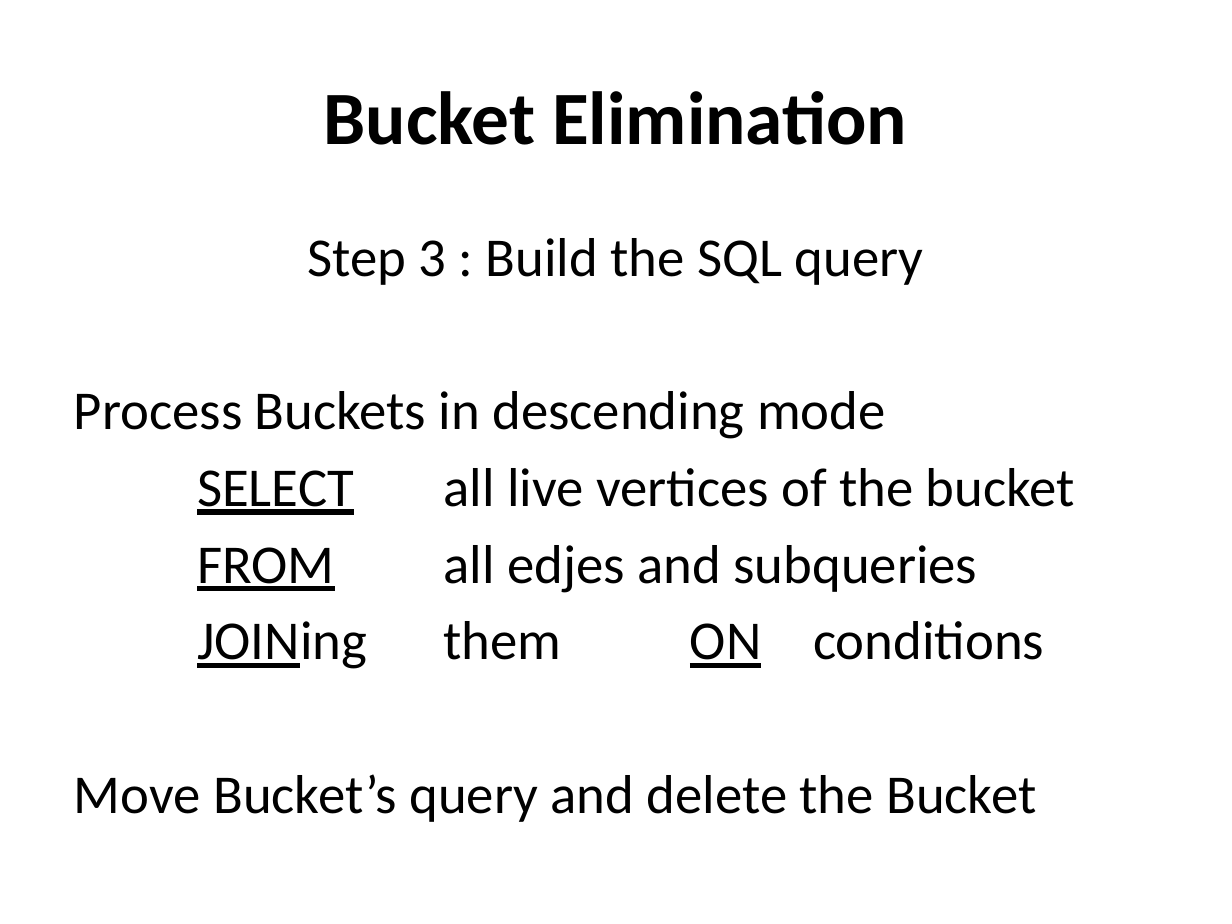
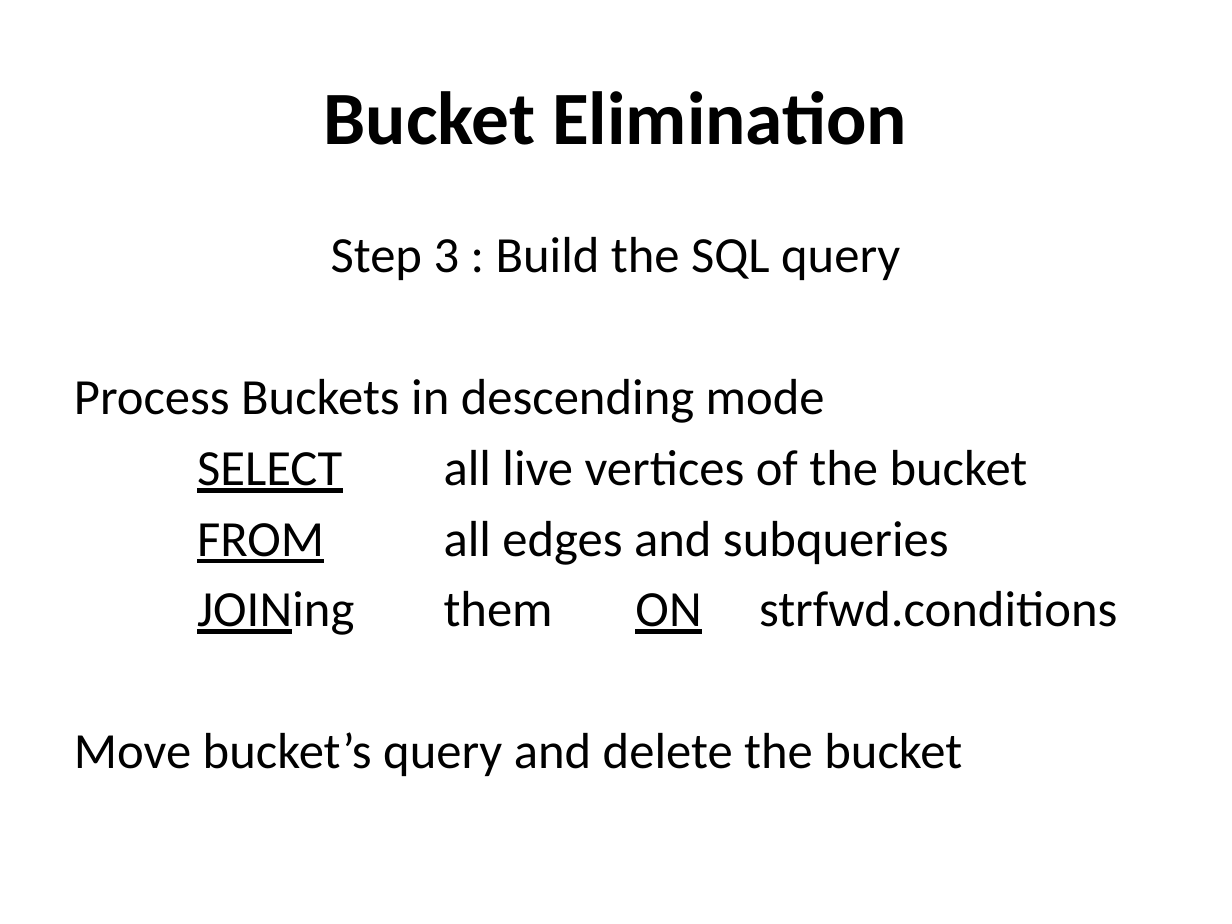
Before and after one commit to JulesWulms/database-technology, a slide deck: slide 12 of Presentation/Presentation1.pptx. Drawn at 1232x924 pixels with LibreOffice and Linux fonts; fonts in the diff are those of the drawing. Boxes give left, top, right and bottom in pixels: in the first picture for what was removed or moved away, otherwise in the second. Text is boxed around its words. In the diff, an @@ line names an element or a change of style, - is before the commit and + after.

Commit message:
changed the slies a bit
small typos

```diff
--- a/Presentation/Presentation1.pptx
+++ b/Presentation/Presentation1.pptx
@@ text at (74, 237, 1028, 493): size 32 to 29.6 pt in "Step 3 : Build the SQL query", "Process Buckets in descending mode", "SELECT all live vertices of the bucket" @@
@@ text at (74, 521, 1117, 776): text changed; size 32 to 29.6 pt @@
-FROM all edjes and subqueries
-JOINing them ON conditions
-Move Bucket’s query and delete the Bucket
+FROM all edges and subqueries
+JOINing them ON strfwd.conditions
+Move bucket’s query and delete the bucket
```
Also in this commit, not shown: 6 other slides changed.
